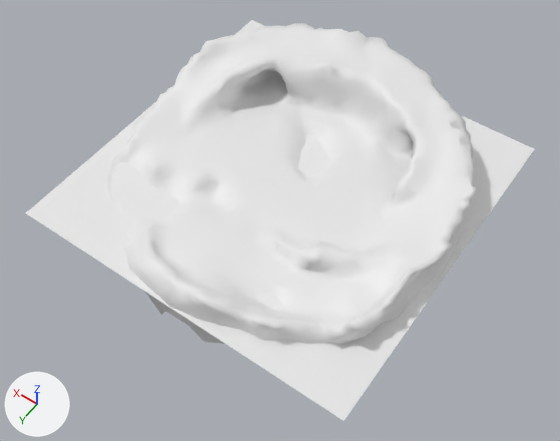
Before and after pictures for a commit that changed the glTF model Models/Johnny_Models/Ground/ground.glb.
Rendered twice from a camera (50 mm lens) standing at (-71.9, 104.3, 145.7) and looking at (-2.7, 7.4, -6.6). The axes (+X, +Y, +Z) are drawn at lower left. The lights are the same throughout. Where no turn or scale is listed for an object, it has been applied to the vertices.

In view in the first picture: 'Ground', 'Water'.
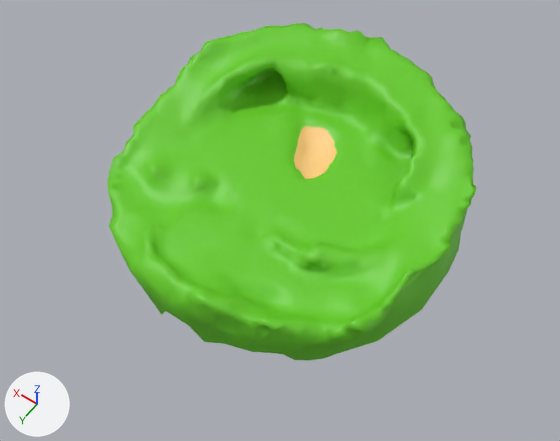
Changed parts and their boxes [x1, y1, x2, y2] in the pictures (560 x 441 px):
'Ground', recoloured (white to green): [107, 23, 477, 360] in both
'Water', deleted: before [26, 20, 534, 421]

The change, as a list of edits to the scene's bpy script:
```text
Add img_ground_base_color:
    img_ground_base_color = load_image('Ground Base Color', '_unpacked/Ground_Base_Color', 1024, 1024, 'sRGB')
Add mat_ground:
    mat_ground = principled_material('Ground')
    mat_ground.texture = img_ground_base_color
Change me_icosphere:
    where me_icosphere.from_pydata(...)  # 2483 vertices, 4919 faces; spans x -0.98..0.98, y -1.0..0.99, z -0.34..0.37
    add me_icosphere.materials.append(mat_ground)  # picture img_ground_base_color
Remove ob_water:
    ob_water = bpy.data.objects.new('Water', me_plane)
    ob_water.location = (0.0, 0.0, 0.0)
```
